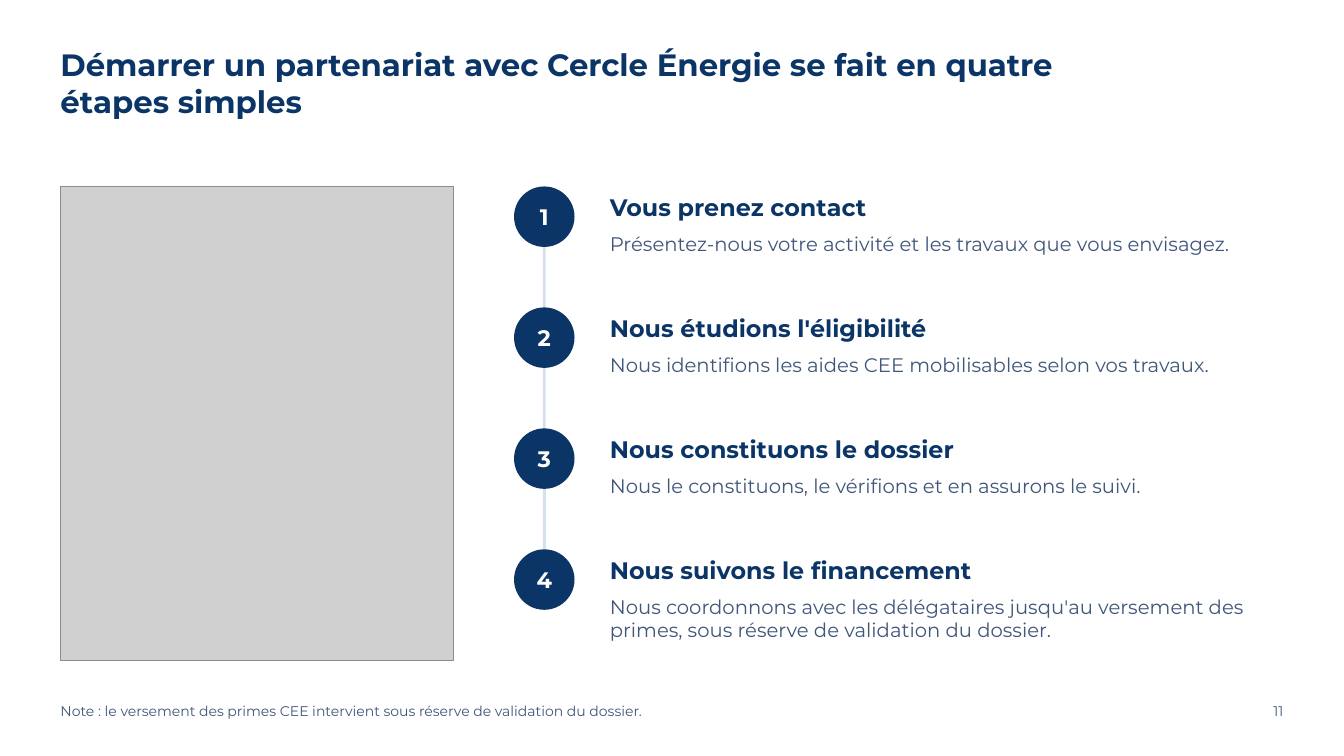
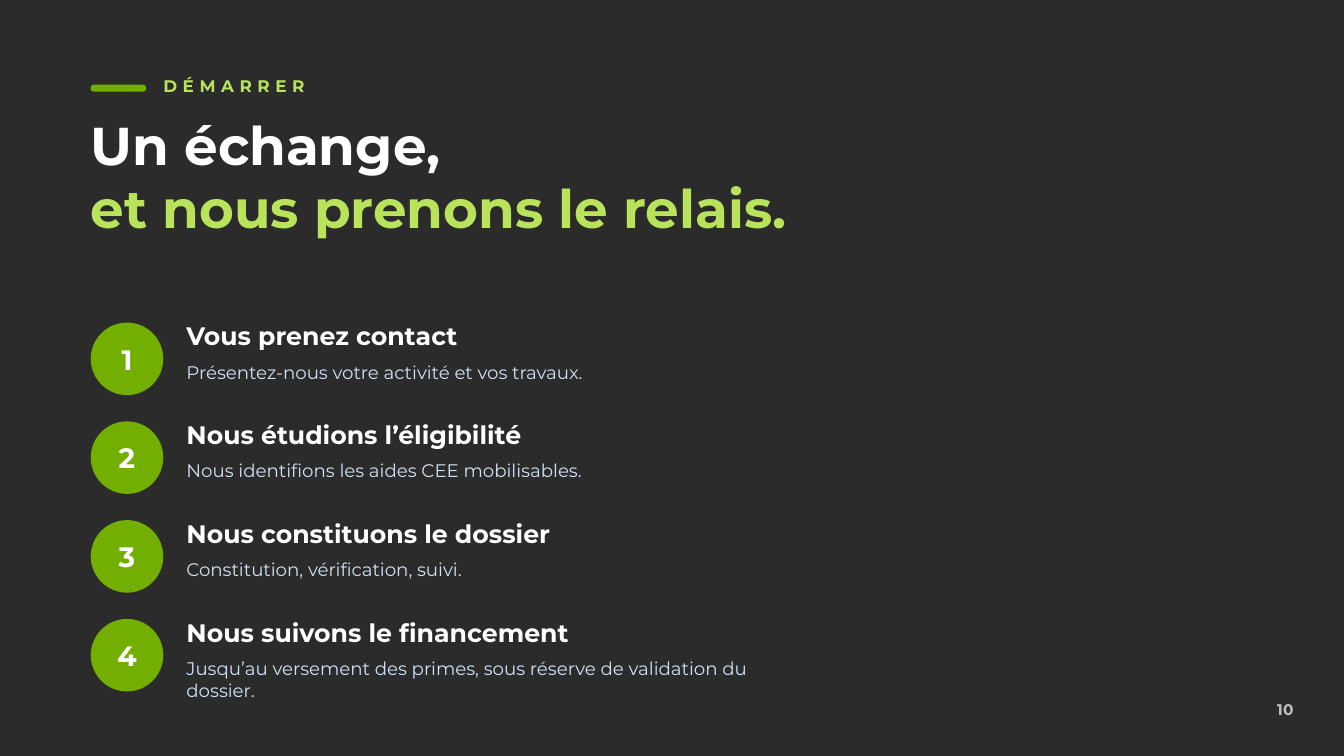
Before and after one commit to Albatros1300/11studio.fr, a slide deck: slide 10 of clients/cercle-energie/plaquette/Cercle-Energie-Plaquette.pptx (slide 11 before the commit). Drawn at 1344x756 pixels with LibreOffice and Linux fonts; fonts in the diff are those of the drawing; grey boxes stand for pictures; background and template pictures are left out; a plain dark background stands for a picture behind light text. Boxes give left, top, right and bottom in pixels: in the first picture for what was removed or moved away, otherwise in the second. Text is boxed around its words. In the diff, an @@ line names an element or a change of style, - is before the commit and + after.

```diff
--- a/clients/cercle-energie/plaquette/Cercle-Energie-Plaquette.pptx
+++ b/clients/cercle-energie/plaquette/Cercle-Energie-Plaquette.pptx
@@ background #FFFFFF to picture (left out) @@
@@ title removed at [60, 48, 1053, 119] @@
-Démarrer un partenariat avec Cercle Énergie se fait en quatre étapes simples
@@ rounded rectangle added at [91, 85, 146, 92], fill #73AF01 @@
@@ text added at [163, 77, 304, 92], 12 pt, text #B9E35A, bold @@
+DÉMARRER
@@ text added at [91, 125, 786, 239], 38 pt, text #B9E35A, bold @@
+Un échange,
+et nous prenons le relais.
@@ picture removed at [60, 187, 454, 660] @@
@@ line removed from (544, 247) to (544, 549) @@
@@ text "1": place and size @@
-text "1" at [514, 187, 575, 247]
+text "1" at [122, 350, 133, 370]
@@ ellipse added at [91, 323, 163, 395], fill #73AF01 @@
@@ text "Vous prenez contact": place and size @@
-text "Vous prenez contact" at [610, 199, 866, 221]
+text "Vous prenez contact" at [186, 327, 457, 350]
@@ text at [186, 365, 582, 379]: text changed; size 14 to 13 pt; text colour #40577A to #CFE0F3 @@
-Présentez-nous votre activité et les travaux que vous envisagez.
+Présentez-nous votre activité et vos travaux.
@@ text "Nous étudions l’éligibilité" at [186, 424, 521, 449]: vertical alignment middle to top @@
@@ text "2": place and size @@
-text "2" at [514, 308, 575, 368]
+text "2" at [119, 448, 136, 468]
@@ ellipse added at [91, 421, 163, 494], fill #73AF01 @@
@@ text at [186, 424, 521, 449]: text changed; size 17 to 18 pt; text colour #0B3566 to #FFFFFF @@
-Nous étudions l'éligibilité
+Nous étudions l’éligibilité
@@ text at [186, 463, 582, 477]: text changed; size 14 to 13 pt; text colour #40577A to #CFE0F3 @@
-Nous identifions les aides CEE mobilisables selon vos travaux.
+Nous identifions les aides CEE mobilisables.
@@ text removed at [610, 478, 1140, 496] @@
-Nous le constituons, le vérifions et en assurons le suivi.
@@ text "3": place and size @@
-text "3" at [514, 429, 575, 489]
+text "3" at [119, 547, 136, 568]
@@ ellipse added at [91, 520, 163, 593], fill #73AF01 @@
@@ text "Nous constituons le dossier": place and size @@
-text "Nous constituons le dossier" at [610, 439, 954, 459]
+text "Nous constituons le dossier" at [186, 523, 550, 543]
@@ text added at [186, 562, 462, 579], 13 pt, text #CFE0F3 @@
+Constitution, vérification, suivi.
@@ size 16 to 20 pt; fill #0B3566 to none in 4 elements at [122, 350, 133, 370], [119, 448, 136, 468], [119, 547, 136, 568], [117, 646, 136, 666] @@
@@ text "4": place and size @@
-text "4" at [514, 549, 575, 610]
+text "4" at [117, 646, 136, 666]
@@ ellipse added at [91, 619, 163, 692], fill #73AF01 @@
@@ size 17 to 18 pt, text colour #0B3566 to #FFFFFF; vertical alignment middle to top in 3 elements at [186, 327, 457, 350], [186, 523, 550, 543], [186, 622, 568, 642] @@
@@ text "Nous suivons le financement": place and size @@
-text "Nous suivons le financement" at [610, 560, 971, 580]
+text "Nous suivons le financement" at [186, 622, 568, 642]
@@ text at [186, 661, 747, 697]: text changed; size 14 to 13 pt; text colour #40577A to #CFE0F3 @@
-Nous coordonnons avec les délégataires jusqu'au versement des primes, sous réserve de validation du dossier.
+Jusqu’au versement des primes, sous réserve de validation du dossier.
@@ text removed at [60, 705, 641, 719] @@
-Note : le versement des primes CEE intervient sous réserve de validation du dossier.
@@ page number removed at [1273, 706, 1283, 716] @@
-11
@@ text added at [1277, 704, 1293, 715], 11 pt, text #FFFFFF at 70% opacity, bold @@
+10
```
Also in this commit, not shown: 5 other slides changed, 6 slides added, 7 slides removed, 6 other files.
